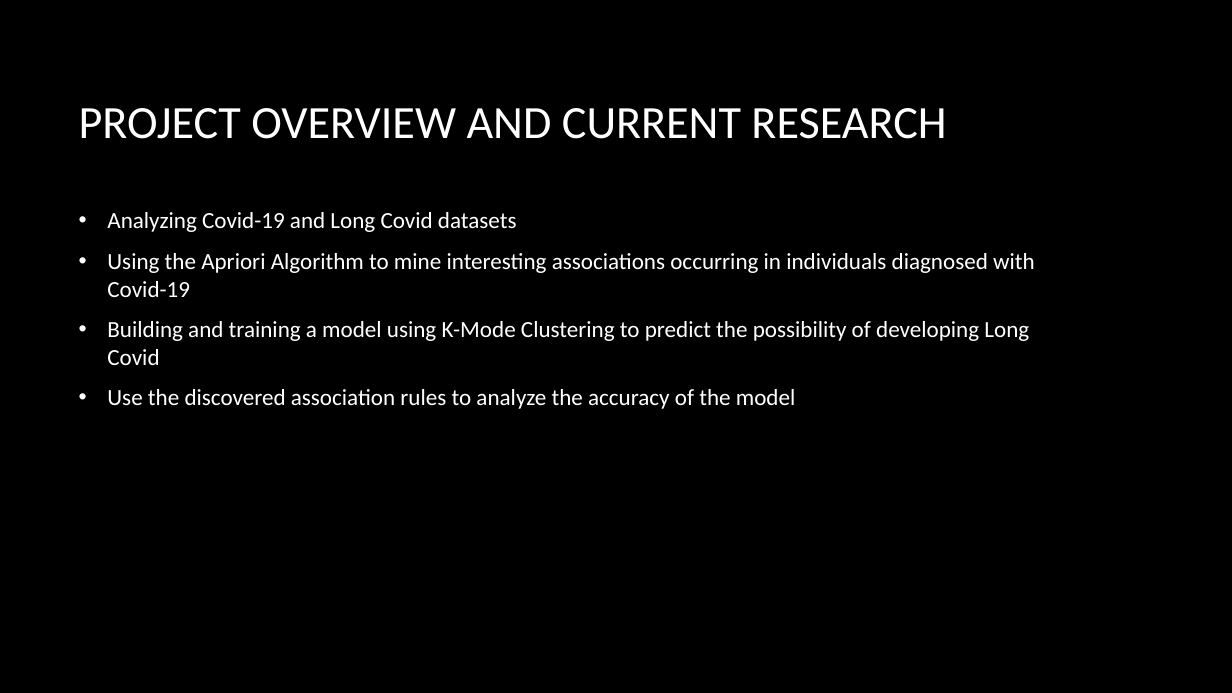
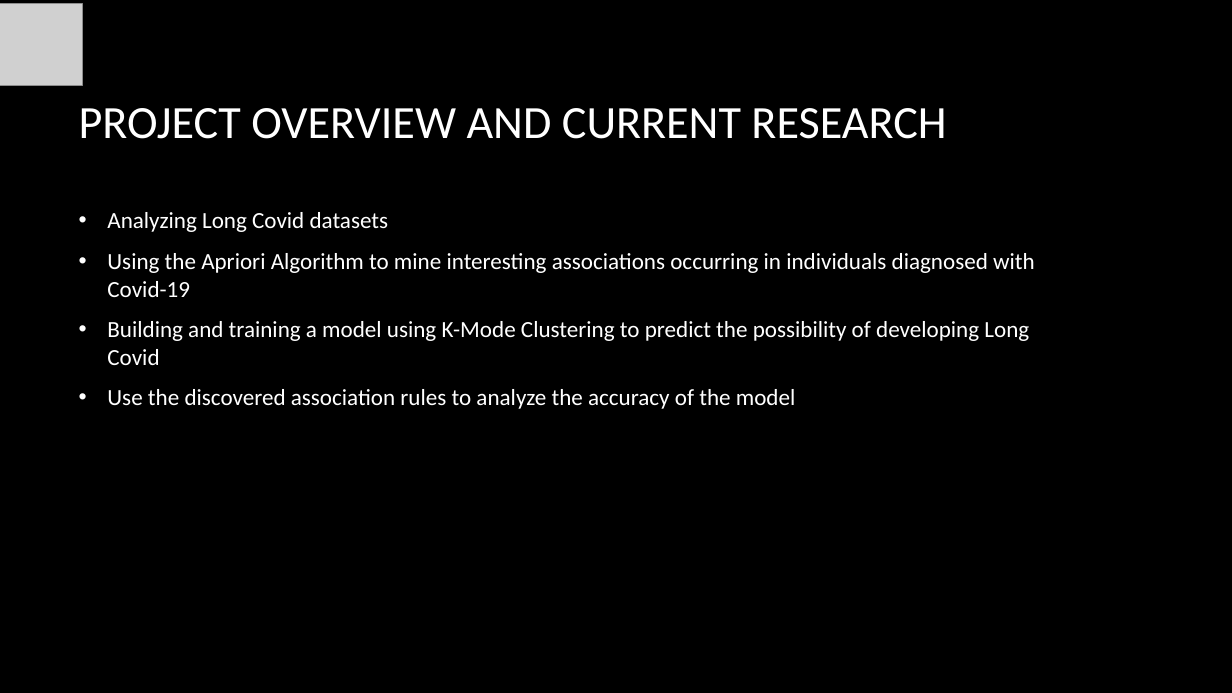
Before and after one commit to rdotzlaw/COMP4710-Group-11, a slide deck: slide 3 of 4710PresentationUpdated.pptx. Drawn at 1232x693 pixels with LibreOffice and Linux fonts; fonts in the diff are those of the drawing; grey boxes stand for pictures; background and template pictures are left out. Boxes give left, top, right and bottom in pixels: in the first picture for what was removed or moved away, otherwise in the second. Text is boxed around its words. In the diff, an @@ line names an element or a change of style, - is before the commit and + after.

```diff
--- a/4710PresentationUpdated.pptx
+++ b/4710PresentationUpdated.pptx
@@ picture added at <box>0,4,82,86</box> @@
@@ text at <box>107,212,389,232</box>: text changed @@
-• Analyzing Covid-19 and Long Covid datasets
+• Analyzing Long Covid datasets
```
Also in this commit, not shown: 11 other slides changed, 1 slide added.
